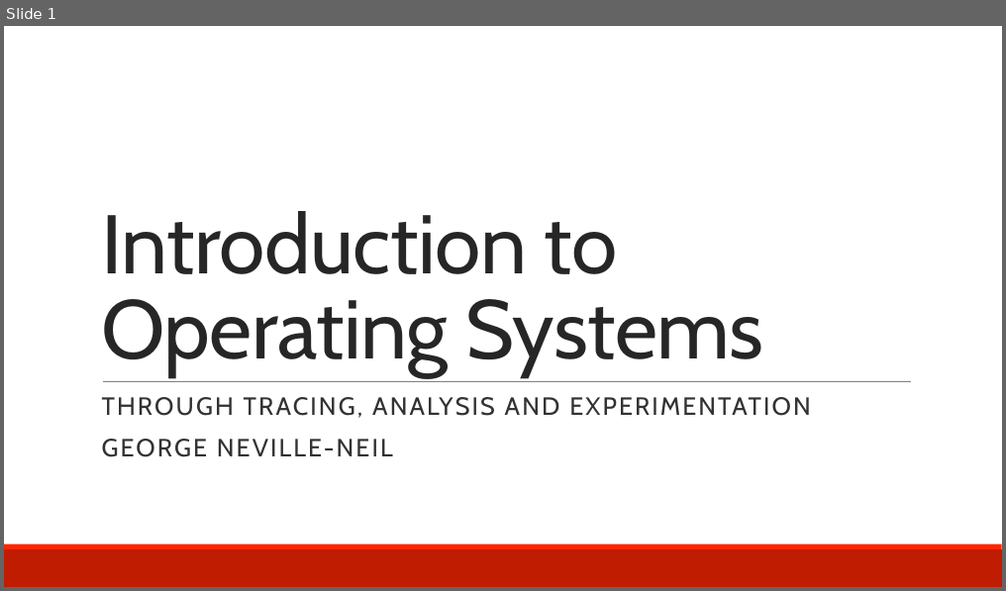
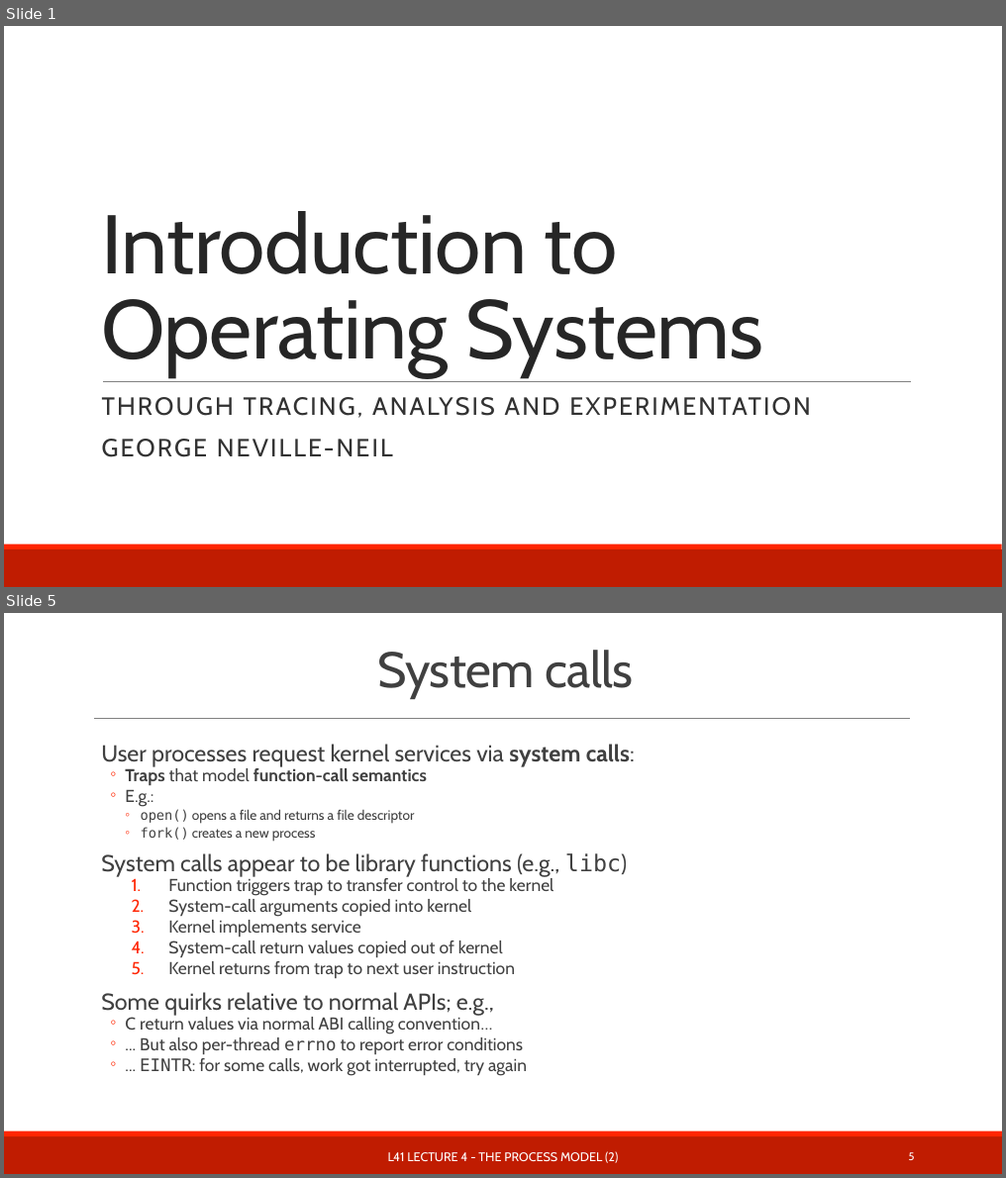
Before and after one commit to teachbsd/course, a slide deck: undergraduate/lectures/kernel-services.pptx. Shown one above the other, each under a label of ours: slide 1 before the commit, slides 1 and 5 after it; the slides between them are not shown. The pictures are 1006x591 and 1006x1178 pixels, drawn with LibreOffice and Linux fonts; fonts in the diff are those of the drawing; background and template pictures are left out. Boxes give left, top, right and bottom in pixels: in the first picture for what was removed or moved away, otherwise in the second. Text is boxed around its words. In the diff, an @@ line names an element or a change of style, - is before the commit and + after.

Commit message:
Snag some of Robert's slides for system calls.

```diff
--- a/undergraduate/lectures/kernel-services.pptx
+++ b/undergraduate/lectures/kernel-services.pptx
@@ slide 5 added at <box>4,613,1002,1174</box>, background #FFFFFF; not listed: 2 template elements that a slide beside it also shows @@
@@ title added at <box>377,650,634,698</box>, 48 pt, text #404040 @@
+System calls
@@ line added from (94, 718) to (910, 718), #808080 0.5 pt @@
@@ text added at <box>101,744,635,1075</box>, 16.6 pt, text #404040 @@
+  User processes request kernel services via system calls:
+  ◦ Traps that model function-call semantics
+  ◦ E.g.:
+    ◦ open() opens a file and returns a file descriptor
+    ◦ fork() creates a new process
+  System calls appear to be library functions (e.g., libc)
+  1. Function triggers trap to transfer control to the kernel
+  2. System-call arguments copied into kernel
+  3. Kernel implements service
+  4. System-call return values copied out of kernel
+  5. Kernel returns from trap to next user instruction
+  Some quirks relative to normal APIs; e.g.,
+  ◦ C return values via normal ABI calling convention…
+  ◦ ... But also per-thread errno to report error conditions
+  ◦ ... EINTR: for some calls, work got interrupted, try again
@@ text added at <box>388,1152,618,1163</box>, 12 pt, text #FFFFFF @@
+L41 LECTURE 4 - THE PROCESS MODEL (2)
@@ page number added at <box>909,1153,915,1160</box>, 10.5 pt, text #FFFFFF @@
+5
```
Also in this commit, not shown: 8 slides changed, 3 other slides added.
